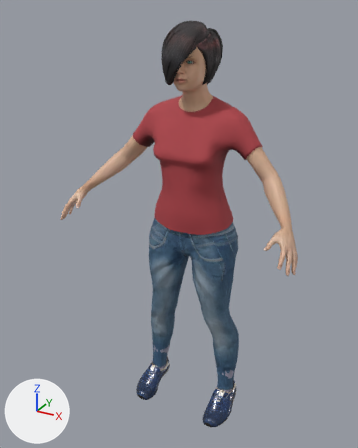
Before and after pictures for a commit that changed the glTF model public/life/assets/cast/mother.glb.
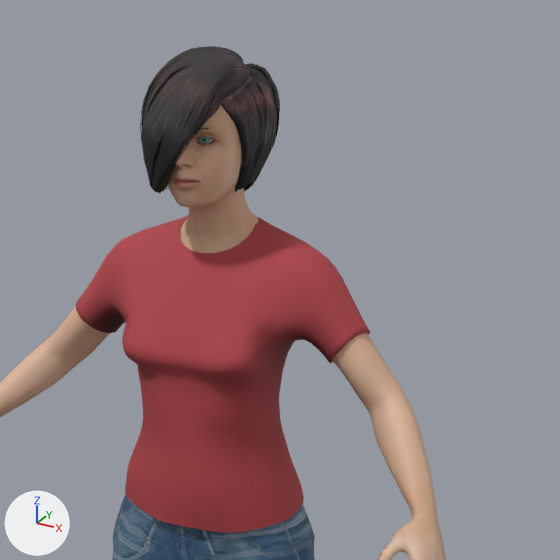
Each version appears first whole from a camera (50 mm lens) standing at (0.842, -1.685, 1.664) and looking at (-0.036, -0.088, 0.865), and next in a close-up on the part from 28% to 97% of the width and 0% to 55% of the height. Lighting does not change. The marker at lower left points along +X, +Y and +Z. The last two pictures show the newer version. Vertices at exactly the same position are counted once.

Script lines for the objects in view, before the commit:
```python
ob_body = bpy.data.objects.new('Body', me_mother_body)
ob_body.location = (0.0, 0.0, 0.0)
ob_clothes = bpy.data.objects.new('Clothes', me_mother_clothes)
ob_clothes.location = (0.0, 0.0, 0.0)
ob_hair = bpy.data.objects.new('Hair', me_mother_hair)
ob_hair.location = (0.0, 0.0, 0.0)
# also in view: 'Head' at (0.0, -0.062, 1.463)
```
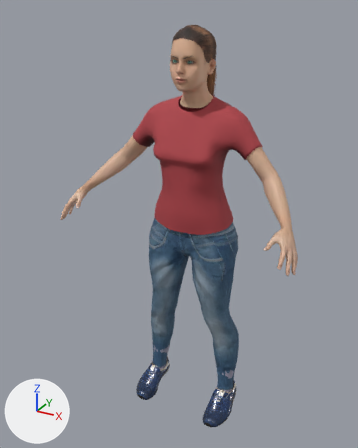
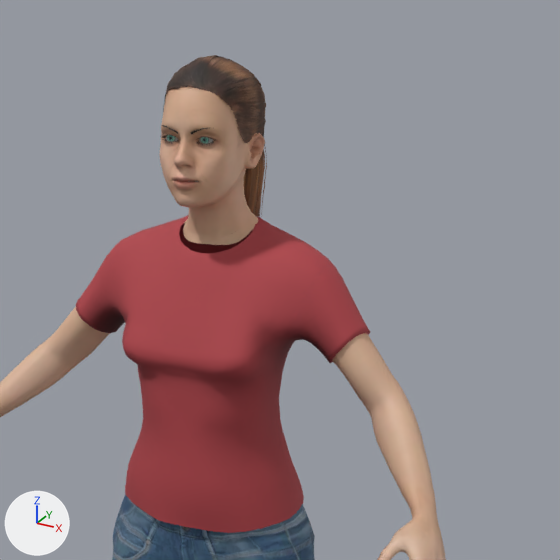
Pixel boxes [x1, y1, x2, y2] of what changed, in the close-ups (560 x 560 px):
'Body', reshaped: before [0, 222, 446, 560]; after [0, 225, 446, 560]
'Hair', surface changed, reshaped: before [140, 46, 280, 193]; after [163, 55, 267, 218]
part 1 of me_mother_body, deleted (brown): before [179, 222, 253, 253]
part 2 of me_mother_hair, rebuilt: before [140, 46, 278, 193]; after [165, 56, 265, 143]
part 3 of me_mother_hair, deleted: before [169, 108, 219, 175]
part 4 of me_mother_hair, deleted: before [166, 108, 218, 178]
part 5 of me_mother_hair, cut back: before [156, 63, 280, 192]; after [163, 55, 267, 218]

The change, as a list of edits to the scene's bpy script:
```text
Add img_ponytail01_diffuse:
    img_ponytail01_diffuse = load_image('ponytail01_diffuse', '_unpacked/ponytail01_diffuse', 512, 512, 'sRGB')
Change mat_mother_hair:
    where n4 = _N.new('ShaderNodeTexImage'); n4.name = 'Image Texture'
    n4.image: img_bob01_diffuse -> img_ponytail01_diffuse
Change me_mother_body:
    used by ob_body; location = (0.0, 0.0, 0.0)
    remove me_mother_body.from_pydata(...)  # 4219 vertices, 8300 faces; spans x -0.49..0.49, y -0.31..0.03, z 0.86..1.351
    add me_mother_body.from_pydata(...)  # 4004 vertices, 7932 faces; spans x -0.49..0.49, y -0.31..0.01, z 0.86..1.351
    me_mother_body part 1: 197 vertices removed from x -0.256..0.248, y -0.084..0.023, z 1.163..1.35
    other edits to the shape of me_mother_body do not show in these pictures
Change me_mother_hair:
    used by ob_hair; location = (0.0, 0.0, 0.0)
    remove me_mother_hair.from_pydata(...)  # 4965 vertices, 8161 faces; spans x -0.112..0.096, y -0.173..0.073, z 1.384..1.618
    add me_mother_hair.from_pydata(...)  # 3675 vertices, 5344 faces; spans x -0.076..0.074, y -0.132..0.112, z 1.25..1.606
    me_mother_hair part 2: the loose piece of 3720 vertices spanning x -0.112..0.092, y -0.172..0.071, z 1.386..1.618 is rebuilt with 539 vertices and now spans x -0.074..0.073, y -0.132..0.067, z 1.401..1.605
    me_mother_hair part 3: the loose piece of 32 vertices spanning x -0.016..0.049, y -0.166..-0.119, z 1.438..1.539 is deleted
    me_mother_hair part 4: the loose piece of 32 vertices spanning x -0.019..0.049, y -0.167..-0.117, z 1.438..1.54 is deleted
    me_mother_hair part 5: 1181 vertices removed from x -0.104..0.096, y -0.173..0.073, z 1.384..1.615; 3136 vertices added at x -0.076..0.074, y -0.132..0.112, z 1.25..1.606
```
